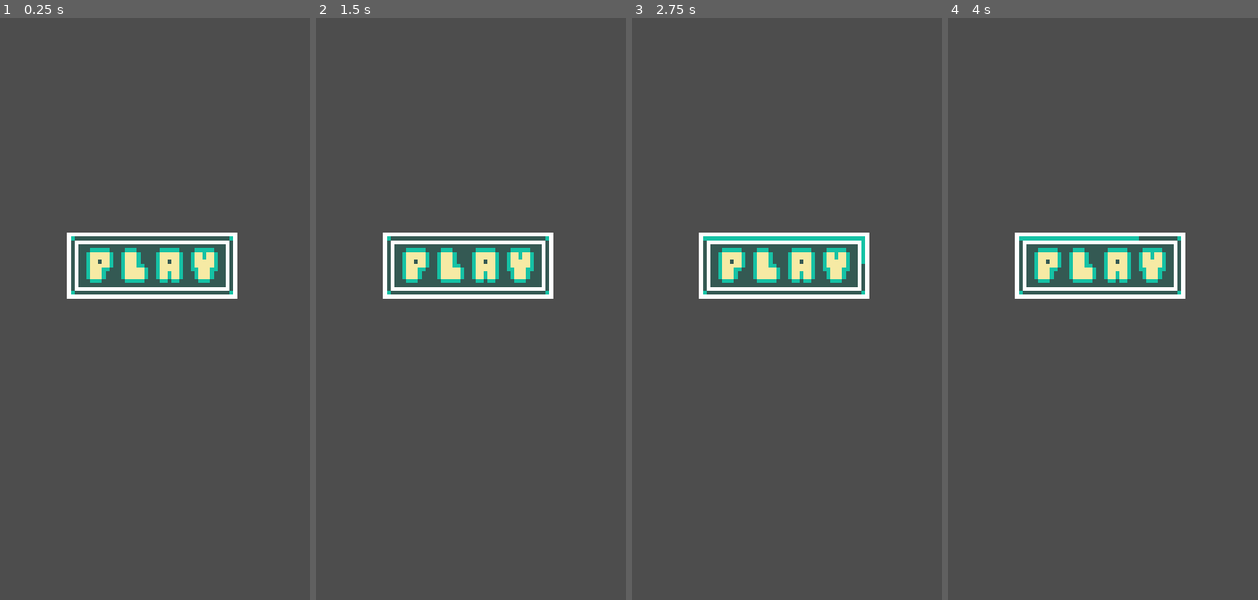
Above: before the commit, frames 1-4 (left to right).
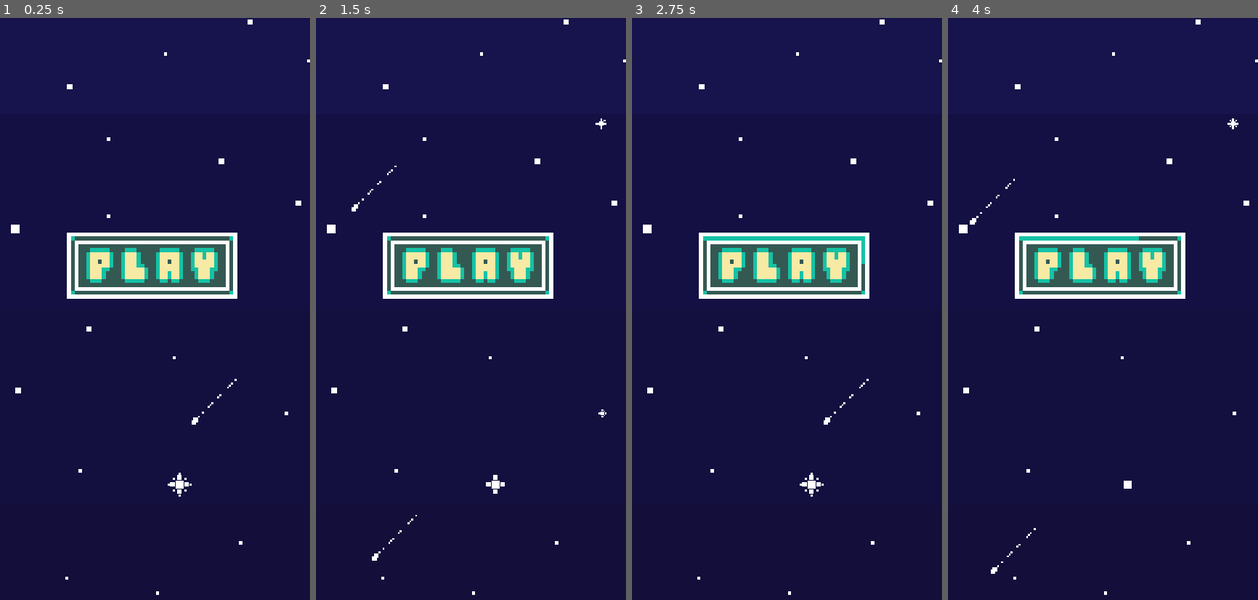
Above: after the commit, the same moments.

Repository: Raikuno/Parryer0-Gravity
Game: Godot game, scene res://Scenes/Stages/Title.tscn
Same seed, same stepped clock (60 frames per second), same inputs: the game is played once before the commit and once after it.
Inputs:
- Up to frame 1 (0.25 s): no input
- Up to frame 2 (1.5 s): tap Enter (ui_accept) at 0.5, 0.77 s; hold Space (button) 0.53-1.28 s; hold Right (ui_right) from 0.53 s (still down); tap Space (button) at 1.35 s
- Up to frame 3 (2.75 s): tap Enter (ui_accept) at 1.52 s; release Right (ui_right) at 2.03 s; hold Left (ui_left) from 2.03 s (still down); hold Space (button) from 2.03 s (still down)
- Up to frame 4 (4 s): release Left (ui_left) at 2.78 s; release Space (button) at 2.78 s; hold Right (ui_right) from 2.78 s (still down); tap Space (button) at 2.85 s; tap Enter (ui_accept) at 3.02, 3.77 s; hold Space (button) from 3.53 s (still down)

The runs differ from the first frame. In frame 1, 94% of the frame differs, in the area x 0-100%, y 0-100%; in frame 2, 94%; in frame 3, 94%; in frame 4, 94%.

Commit message:
Background Added

Diff:
--- a/Scenes/Stages/Main_Stage.tscn
+++ b/Scenes/Stages/Main_Stage.tscn
@@ -1,12 +1,66 @@
-[gd_scene load_steps=6 format=3 uid="uid://dc6bu52vi04kx"]
+[gd_scene load_steps=9 format=3 uid="uid://dc6bu52vi04kx"]
 
 [ext_resource type="PackedScene" uid="uid://xgbyun8ral8w" path="res://Scenes/Objects/Ground.tscn" id="1_ekups"]
+[ext_resource type="Texture2D" uid="uid://f2xmtsvityqy" path="res://Resources/Aseprite/BackgroundStarsV2.png" id="1_wi6vs"]
 [ext_resource type="PackedScene" uid="uid://dbe7cfdjrjnp" path="res://Scenes/Objects/Player.tscn" id="2_jgx66"]
 [ext_resource type="PackedScene" uid="uid://duquydojdjjt1" path="res://Scenes/Objects/Enemies/FireballGenerator.tscn" id="3_iytkg"]
 [ext_resource type="PackedScene" uid="uid://dfa1w0k7m4liu" path="res://Scenes/Objects/Enemies/BoxGenerator.tscn" id="5_ayp10"]
 [ext_resource type="PackedScene" uid="uid://caucb4jylbcsh" path="res://Scenes/Components/GameSpeed.tscn" id="5_fam0f"]
 
+[sub_resource type="Animation" id="Animation_4cmn5"]
+length = 2.4
+loop_mode = 1
+tracks/0/type = "value"
+tracks/0/imported = false
+tracks/0/enabled = true
+tracks/0/path = NodePath("Sprite2D:frame")
+tracks/0/interp = 1
+tracks/0/loop_wrap = false
+tracks/0/keys = {
+"times": PackedFloat32Array(0, 0.12, 0.24, 0.36, 0.48, 0.6, 0.72, 0.84, 0.96, 1.08, 1.2, 1.32, 1.44, 1.56, 1.68, 1.8, 1.92, 2.04, 2.16, 2.28),
+"transitions": PackedFloat32Array(1, 1, 1, 1, 1, 1, 1, 1, 1, 1, 1, 1, 1, 1, 1, 1, 1, 1, 1, 1),
+"update": 1,
+"values": [0, 1, 2, 3, 4, 5, 6, 7, 8, 9, 10, 11, 12, 13, 14, 15, 16, 17, 18, 19]
+}
+
+[sub_resource type="AnimationLibrary" id="AnimationLibrary_n132b"]
+_data = {
+"default": SubResource("Animation_4cmn5")
+}
+
 [node name="Main_Stage" type="Node2D"]
+
+[node name="Background" type="Node2D" parent="."]
+
+[node name="Sprite2D" type="Sprite2D" parent="Background"]
+texture_filter = 1
+position = Vector2(257, 451)
+texture = ExtResource("1_wi6vs")
+hframes = 5
+vframes = 4
+metadata/_aseprite_wizard_interface_config_ = {
+"output_section": true,
+"pending_changes": {}
+}
+metadata/_aseprite_wizard_config_ = {
+"i_mode": 0,
+"keep_anim_length": false,
+"layer": "",
+"o_ex_p": "",
+"o_folder": "res://Resources/Aseprite",
+"o_name": "",
+"only_visible": false,
+"player": "Background/AnimationPlayer",
+"slice": "",
+"source": "res://Resources/Aseprite/BackgroundStarsV2.aseprite"
+}
+metadata/_aseprite_wizard_source_file_hash_ = "9246418623883dc4d5b32a89e35ccace"
+
+[node name="AnimationPlayer" type="AnimationPlayer" parent="Background"]
+libraries = {
+"": SubResource("AnimationLibrary_n132b")
+}
+autoplay = "default"
 
 [node name="Ground" parent="." instance=ExtResource("1_ekups")]
 position = Vector2(271, 20)
--- a/Scenes/Stages/Title.tscn
+++ b/Scenes/Stages/Title.tscn
@@ -1,8 +1,62 @@
-[gd_scene load_steps=2 format=3 uid="uid://bib0mtl1qtcaf"]
+[gd_scene load_steps=5 format=3 uid="uid://bib0mtl1qtcaf"]
 
 [ext_resource type="PackedScene" uid="uid://dporvxpsedrhj" path="res://Scenes/Buttons/Button.tscn" id="1_cvi5j"]
+[ext_resource type="Texture2D" uid="uid://f2xmtsvityqy" path="res://Resources/Aseprite/BackgroundStarsV2.png" id="2_frwya"]
+
+[sub_resource type="Animation" id="Animation_4cmn5"]
+length = 2.4
+loop_mode = 1
+tracks/0/type = "value"
+tracks/0/imported = false
+tracks/0/enabled = true
+tracks/0/path = NodePath("Sprite2D:frame")
+tracks/0/interp = 1
+tracks/0/loop_wrap = false
+tracks/0/keys = {
+"times": PackedFloat32Array(0, 0.12, 0.24, 0.36, 0.48, 0.6, 0.72, 0.84, 0.96, 1.08, 1.2, 1.32, 1.44, 1.56, 1.68, 1.8, 1.92, 2.04, 2.16, 2.28),
+"transitions": PackedFloat32Array(1, 1, 1, 1, 1, 1, 1, 1, 1, 1, 1, 1, 1, 1, 1, 1, 1, 1, 1, 1),
+"update": 1,
+"values": [0, 1, 2, 3, 4, 5, 6, 7, 8, 9, 10, 11, 12, 13, 14, 15, 16, 17, 18, 19]
+}
+
+[sub_resource type="AnimationLibrary" id="AnimationLibrary_n132b"]
+_data = {
+"default": SubResource("Animation_4cmn5")
+}
 
 [node name="Node2D" type="Node2D"]
 
+[node name="Background" type="Node2D" parent="."]
+
+[node name="Sprite2D" type="Sprite2D" parent="Background"]
+texture_filter = 1
+position = Vector2(257, 451)
+texture = ExtResource("2_frwya")
+hframes = 5
+vframes = 4
+metadata/_aseprite_wizard_interface_config_ = {
+"output_section": true,
+"pending_changes": {}
+}
+metadata/_aseprite_wizard_config_ = {
+"i_mode": 0,
+"keep_anim_length": false,
+"layer": "",
+"o_ex_p": "",
+"o_folder": "res://Resources/Aseprite",
+"o_name": "",
+"only_visible": false,
+"player": "Background/AnimationPlayer",
+"slice": "",
+"source": "res://Resources/Aseprite/BackgroundStarsV2.aseprite"
+}
+metadata/_aseprite_wizard_source_file_hash_ = "9246418623883dc4d5b32a89e35ccace"
+
+[node name="AnimationPlayer" type="AnimationPlayer" parent="Background"]
+libraries = {
+"": SubResource("AnimationLibrary_n132b")
+}
+autoplay = "default"
+
 [node name="Button" parent="." instance=ExtResource("1_cvi5j")]
 position = Vector2(232, 383)
Binary file added: Resources/Aseprite/BackgroundStarsV2.aseprite
Not shown, added: Resources/Aseprite/BackgroundStarsV2.aseprite.import
Binary file added: Resources/Aseprite/BackgroundStarsV2.png
Not shown, added: Resources/Aseprite/BackgroundStarsV2.png.import
